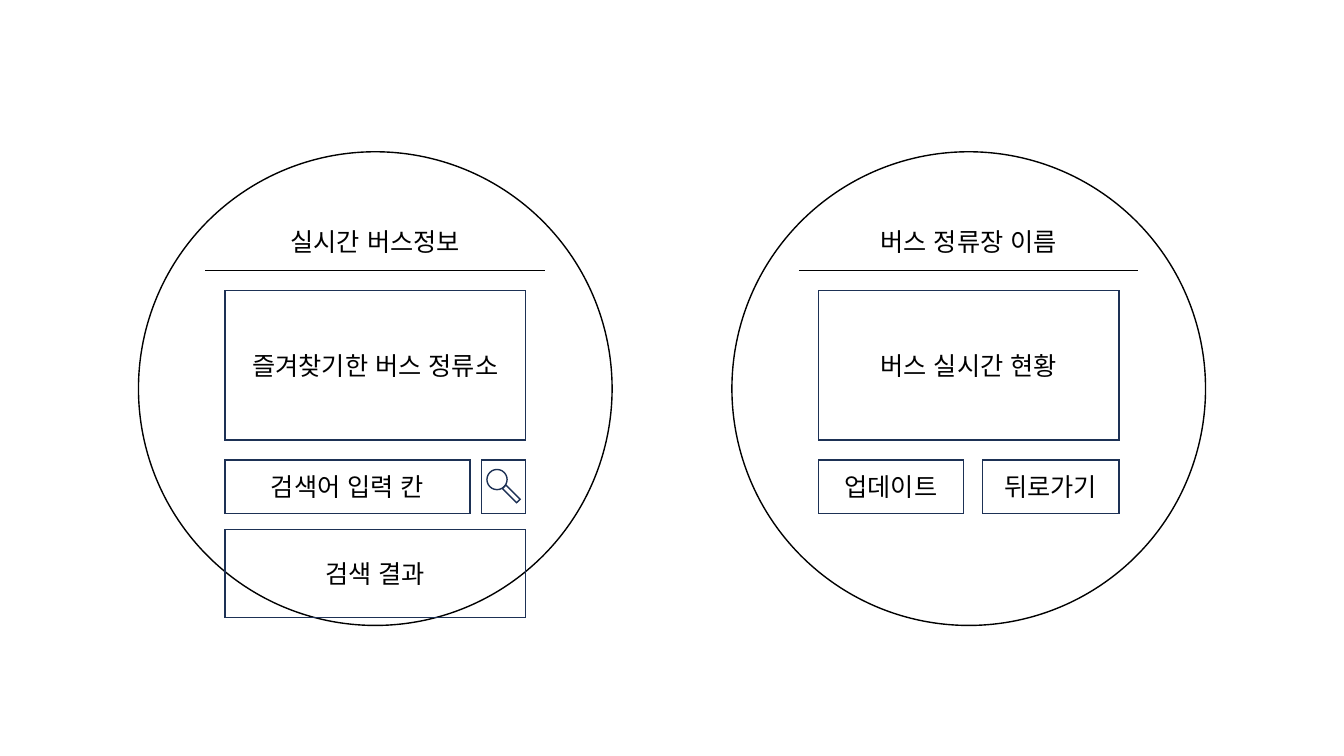
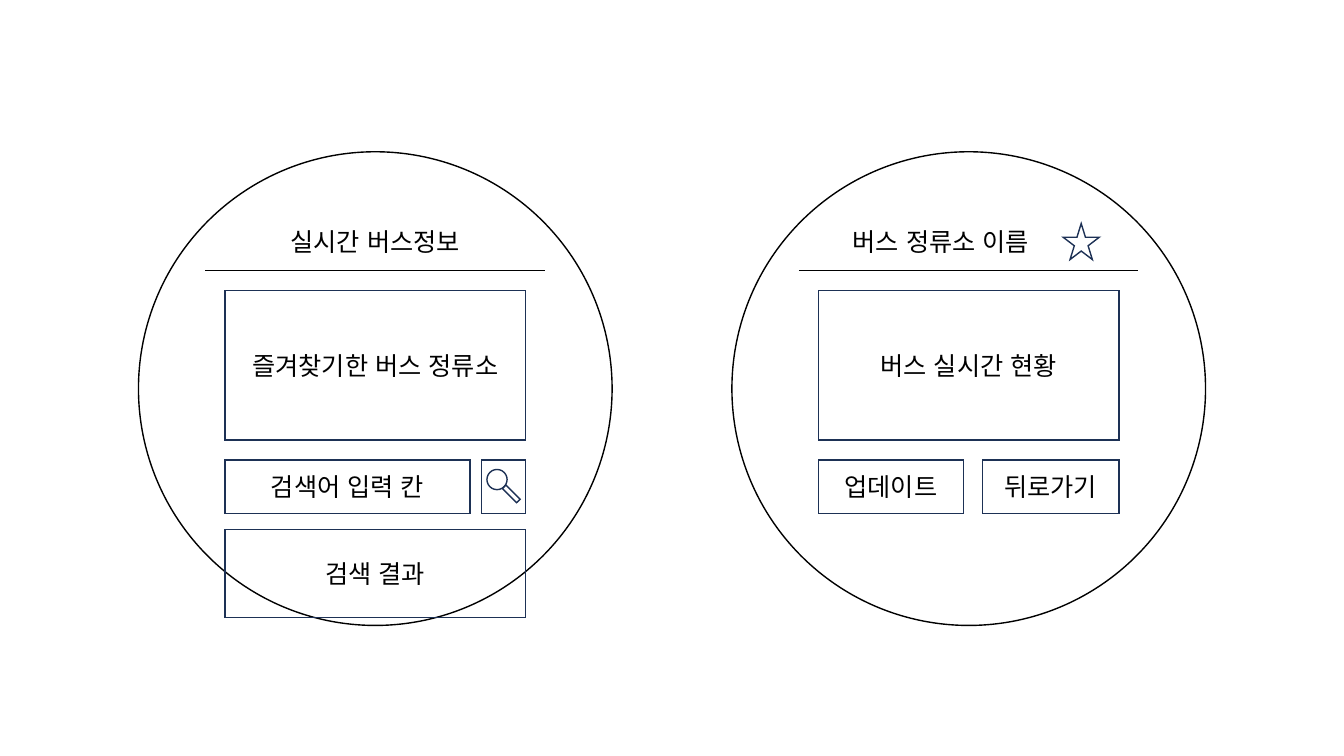
Before and after one commit to blueberrysmoooothie/bus_station, a slide deck: slide 1 of static/ui/UI.pptx. Drawn at 1344x756 pixels with LibreOffice and Linux fonts; fonts in the diff are those of the drawing. Boxes give left, top, right and bottom in pixels: in the first picture for what was removed or moved away, otherwise in the second. Text is boxed around its words. In the diff, an @@ line names an element or a change of style, - is before the commit and + after.

```diff
--- a/static/ui/UI.pptx
+++ b/static/ui/UI.pptx
@@ text at [853,230,1029,253]: text changed @@
-버스 정류장 이름
+버스 정류소 이름
@@ star added at [1064,224,1100,260], outline #1E3256 1 pt @@
```
Also in this commit, not shown: 1 other file.
